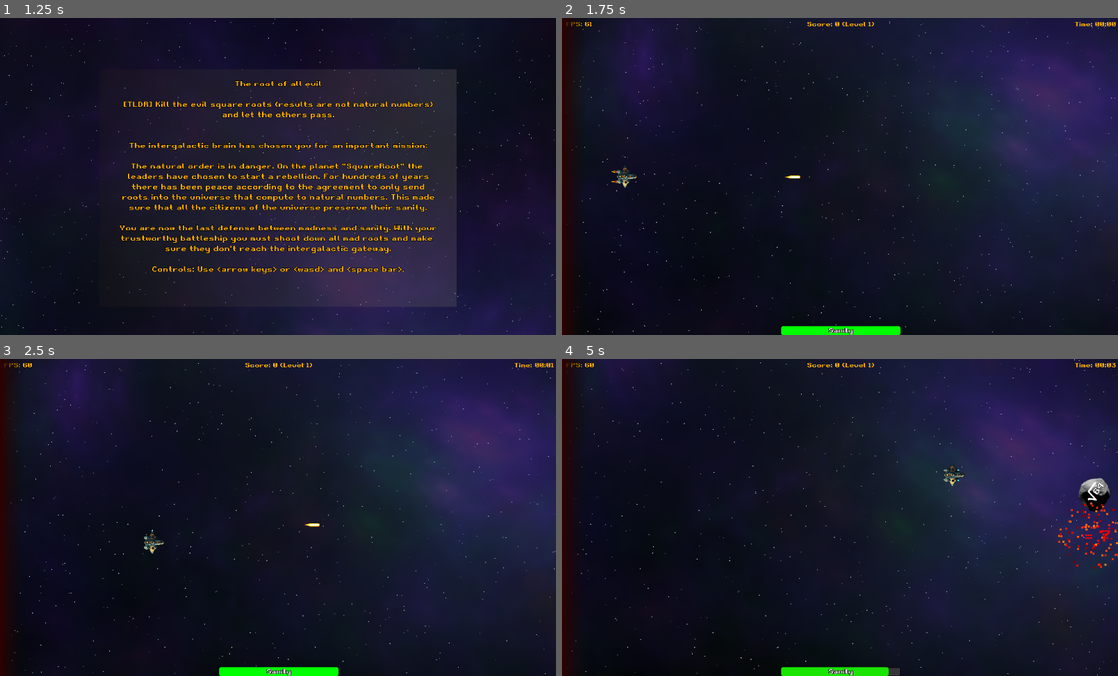
Above: before the commit, frames 1-4 (two rows, left to right).
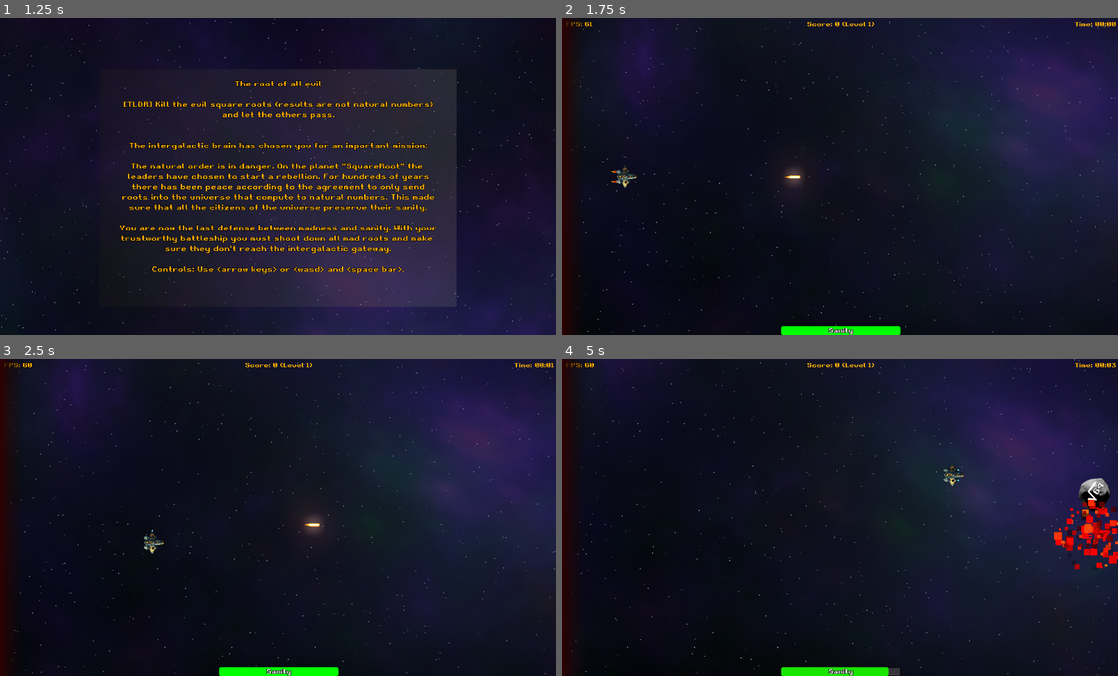
Above: after the commit, the same moments.

Repository: gingerr/ggj-2023-roots-one
Game: Godot game, scene res://MainMenu.tscn
The game is run twice, just before and just after one commit, with the same random seed, the same clock (stepped at 60 frames per second) and the same inputs.
Inputs:
- Up to frame 1 (1.25 s): click "New Game" at 0.5 s
- Up to frame 2 (1.75 s): tap Enter at 1.25, 1.35 s; hold Right (ui_right) from 1.28 s (still down); tap Space at 1.52 s
- Up to frame 3 (2.5 s): release Right (ui_right) at 2.03 s; hold Down (ui_down) from 2.03 s (still down); tap Enter at 2.1 s; tap Space at 2.27 s
- Up to frame 4 (5 s): release Down (ui_down) at 2.78 s; hold Right (ui_right) 2.78-3.53 s; tap Enter at 2.85, 3.6, 4.35 s; hold Up (ui_up) 3.53-4.28 s; tap Space at 3.77, 4.52 s; hold Left (ui_left) from 4.28 s (still down)

Frame 1 is identical in both runs. In frame 2, 0.2% of the frame differs, in the area x 4-100%, y 1-99%; in frame 3, 0.2%; in frame 4, 1.0%, in the area x 4-100%, y 0-100%.

Commit message:
improves bullet glow, re-enables glow post-processing, disables bloom and improves explosions

Diff:
--- a/BloomyWorld.tscn
+++ b/BloomyWorld.tscn
@@ -2,14 +2,8 @@
 
 [sub_resource type="Environment" id=1]
 background_mode = 4
-ambient_light_energy = 16.0
-glow_levels/7 = true
-glow_intensity = 0.24
-glow_bloom = 0.15
+glow_enabled = true
 glow_blend_mode = 1
-glow_bicubic_upscale = true
-glow_high_quality = true
-adjustment_enabled = true
 adjustment_brightness = 1.14
 
 [node name="WorldEnvironment" type="WorldEnvironment"]
--- a/Bullet.tscn
+++ b/Bullet.tscn
@@ -5,6 +5,7 @@
 [ext_resource path="res://resources/photon-sound.mp3" type="AudioStream" id=3]
 
 [node name="Bullet" type="Area2D"]
+modulate = Color( 1.3, 1, 1, 1 )
 script = ExtResource( 1 )
 
 [node name="Sprite" type="Sprite" parent="."]
--- a/Explosion.tscn
+++ b/Explosion.tscn
@@ -3,8 +3,8 @@
 [ext_resource path="res://OneShotParticle.gd" type="Script" id=1]
 
 [sub_resource type="Gradient" id=1]
-offsets = PoolRealArray( 0.258454, 0.548309, 0.852657, 0.949275 )
-colors = PoolColorArray( 1, 1, 1, 1, 0.9375, 0.814552, 0.150634, 1, 1, 0, 0, 1, 0.503906, 0, 0, 1 )
+offsets = PoolRealArray( 0.258454, 0.548309, 0.76257, 0.893855, 1 )
+colors = PoolColorArray( 1, 1, 1, 1, 0.9375, 0.814552, 0.150634, 1, 1, 0, 0, 1, 0.501961, 0, 0, 1, 0, 0, 0, 0.25098 )
 
 [node name="Explosion" type="CPUParticles2D"]
 pause_mode = 2
@@ -19,7 +19,10 @@
 direction = Vector2( 0, 0 )
 spread = 180.0
 gravity = Vector2( -12, 0 )
-initial_velocity = 26.09
-initial_velocity_random = 0.78
+initial_velocity = 30.0
+initial_velocity_random = 0.8
+radial_accel = -10.0
+scale_amount = 4.0
+scale_amount_random = 1.0
 color_ramp = SubResource( 1 )
 script = ExtResource( 1 )
